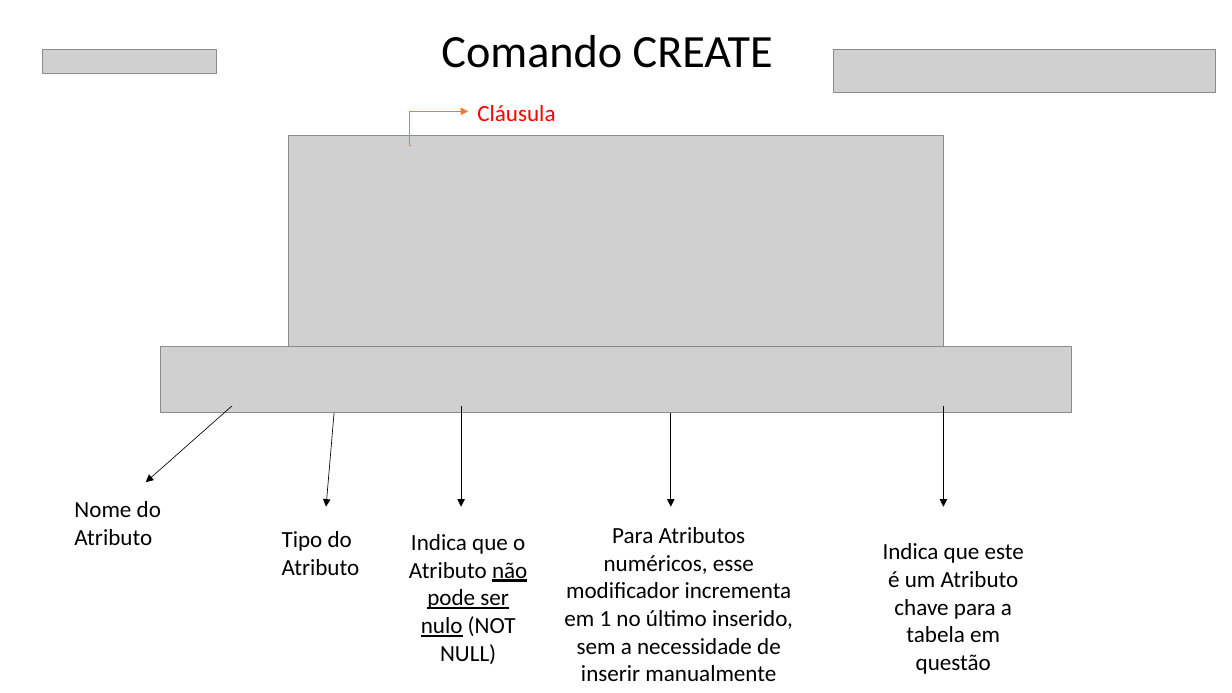
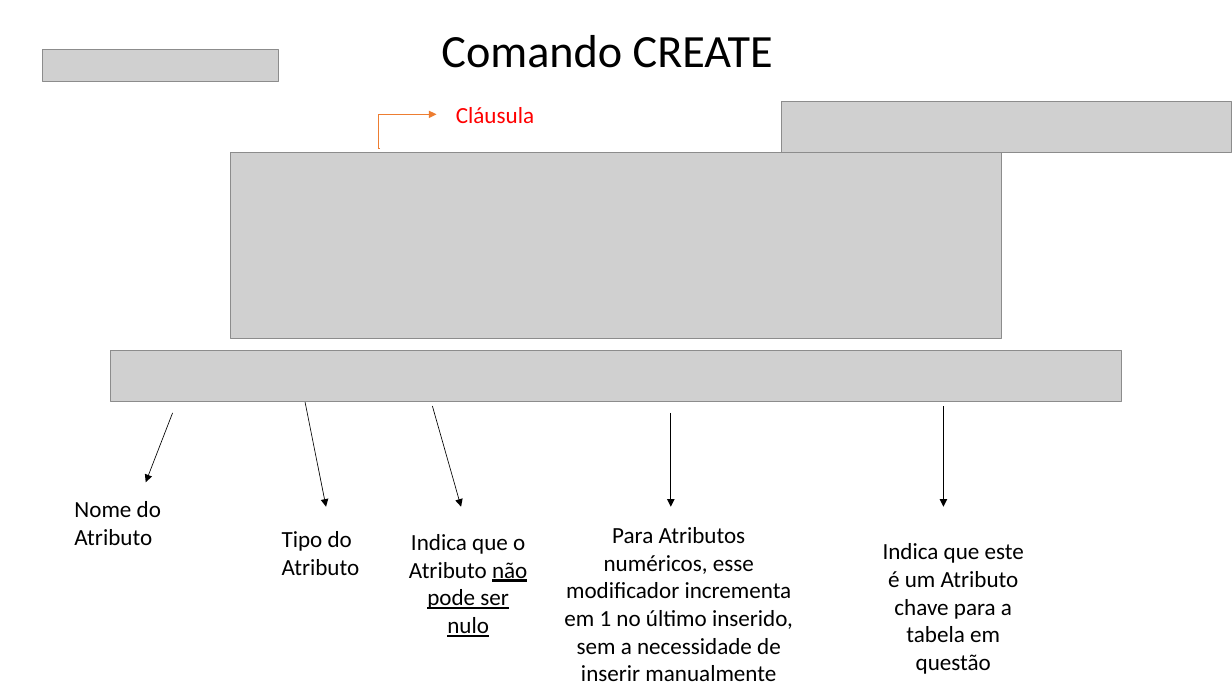
Before and after one commit to Felipe-Tagawa/C07-Monitoria, a slide deck: slide 4 of Aula 5/ComandosDDL.pptx. Drawn at 1232x693 pixels with LibreOffice and Linux fonts; fonts in the diff are those of the drawing; grey boxes stand for pictures; background and template pictures are left out. Boxes give left, top, right and bottom in pixels: in the first picture for what was removed or moved away, otherwise in the second. Text is boxed around its words. In the diff, an @@ line names an element or a change of style, - is before the commit and + after.

```diff
--- a/Aula 5/ComandosDDL.pptx
+++ b/Aula 5/ComandosDDL.pptx
@@ picture: place and size @@
-picture at (43, 49, 216, 73)
+picture at (43, 49, 277, 81)
@@ elbow arrow moved from (411, 145) - (469, 111) to (380, 148) - (436, 115) @@
@@ text "Cláusula": place and size @@
-text "Cláusula" at (477, 105, 555, 121)
+text "Cláusula" at (456, 107, 534, 123)
@@ picture: place and size @@
-picture at (834, 49, 1216, 92)
+picture at (781, 102, 1231, 152)
@@ picture: place and size @@
-picture at (288, 136, 944, 347)
+picture at (231, 152, 1002, 339)
@@ picture: place and size @@
-picture at (161, 347, 1072, 413)
+picture at (111, 350, 1122, 401)
@@ arrow moved from (232, 406) - (146, 482) to (173, 413) - (146, 482) @@
@@ arrow moved from (335, 413) - (326, 506) to (305, 401) - (326, 506) @@
@@ arrow moved from (461, 406) - (461, 506) to (433, 406) - (461, 506) @@
@@ text at (409, 534, 527, 637): text changed @@
-Indica que o Atributo não pode ser nulo (NOT NULL)
+Indica que o Atributo não pode ser nulo
```
Also in this commit, not shown: 5 other slides changed, 4 slides added, 8 other files.
